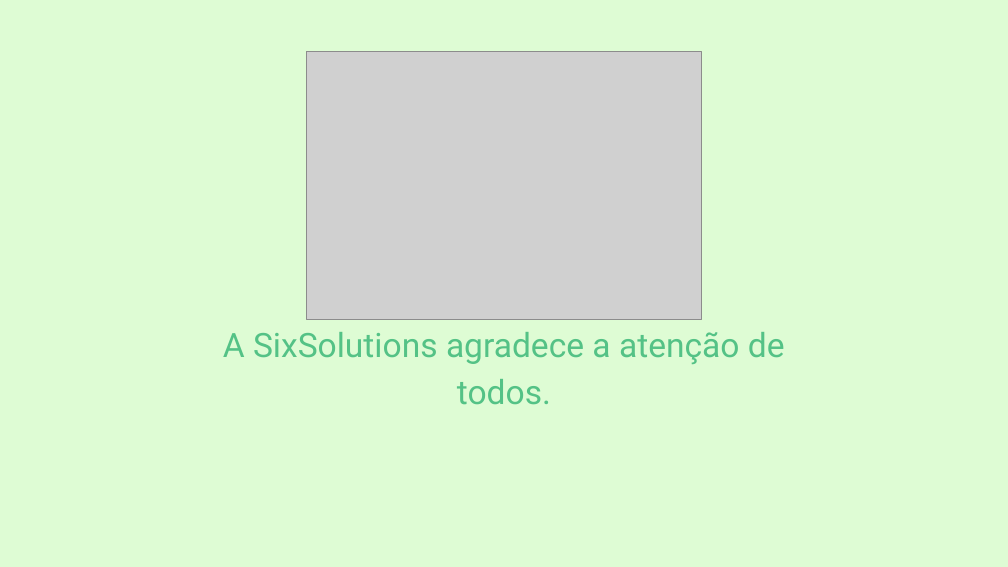
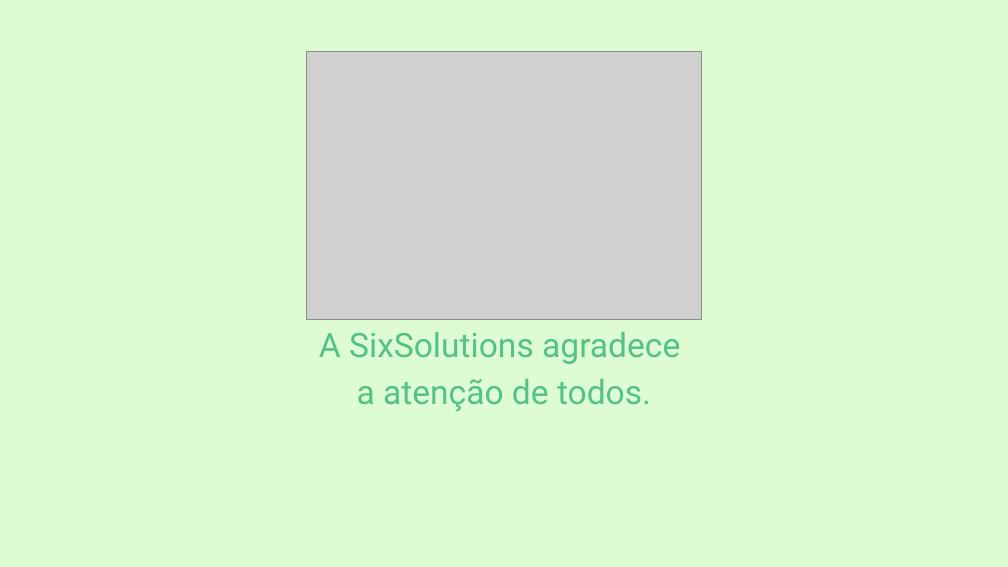
Before and after one commit to rony1533/Sixsolution-project, a slide deck: slide 11 of Documentação/SixSolucionApre.pptx (slide 16 before the commit). Drawn at 1008x567 pixels with LibreOffice and Linux fonts; fonts in the diff are those of the drawing; grey boxes stand for pictures. Boxes give left, top, right and bottom in pixels: in the first picture for what was removed or moved away, otherwise in the second. Text is boxed around its words. In the diff, an @@ line names an element or a change of style, - is before the commit and + after.

```diff
--- a/Documentação/SixSolucionApre.pptx
+++ b/Documentação/SixSolucionApre.pptx
@@ text at (319,332,680,411): text changed @@
-A SixSolutions agradece a atenção de todos.
+A SixSolutions agradece
+a atenção de todos.
```
Also in this commit, not shown: 1 other slide changed, 4 slides added, 9 slides removed, 1 other file.
